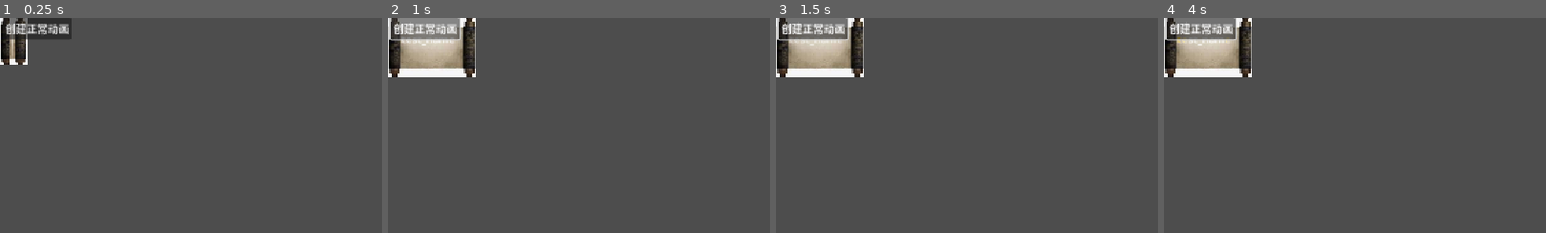
Above: before the commit, frames 1-4 (left to right).
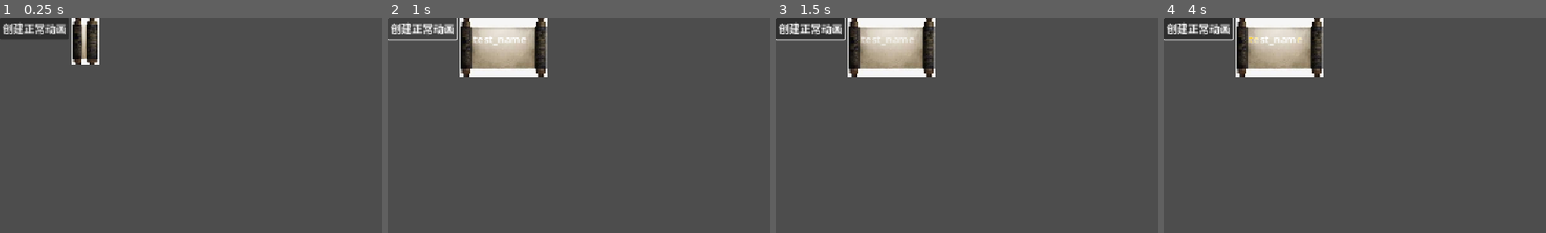
Above: after the commit, the same moments.

Repository: 67-68/poem_map_project
Game: Godot game, scene res://view_tests/debug_view.tscn
The game is run twice, just before and just after one commit, with the same random seed, the same clock (stepped at 60 frames per second) and the same inputs. This scene is started directly instead of the project's main scene.
Inputs (mouse positions are % of the whole screen's width and height, from its top left):
- Up to frame 1 (0.25 s): no input
- Up to frame 2 (1 s): click "创建正常动画" at 0.5 s
- Up to frame 3 (1.5 s): tap Enter at 1.25 s; move the mouse to (72, 45) at 1.27 s; hold D (right_move) from 1.28 s (still down); hold ` (call_controller) from 1.28 s (still down); click (72, 45) at 1.42 s
- Up to frame 4 (4 s): release D (right_move) at 2 s; release ` (call_controller) at 2 s; tap Space at 2, 3.5 s; drag from (30, 55) to (45, 70) at 2.02 s; tap Enter at 2.75 s; move the mouse to (60, 28) at 2.77 s; hold D (right_move) 2.78-3.5 s; tap Alt at 2.85 s; drag from (45, 70) to (20, 35) at 3.52 s
The pictures show only the part of the screen within x 0-50%, y 0-50%; the shares and areas given below are measured in that part.

The runs differ from the first frame. In frame 1, 3.2% of the frame differs, in the area x 0-26%, y 0-22%; in frame 2, 11%, in the area x 0-42%, y 0-28%; in frame 3, 11%; in frame 4, 11%.

Commit message:
fix debug view layout

Diff:
--- a/view_tests/debug_view.gd
+++ b/view_tests/debug_view.gd
@@ -15,7 +15,6 @@
 	for action in actions:
 		btn = Button.new()
 		btn.text = action.description
-		breakpoint
 		btn.pressed.connect(action.callback.bind(debug_view_map))
 		$HBoxContainer/ViewTestBtnContainer.add_child(btn)
 
--- a/view_tests/debug_view.tscn
+++ b/view_tests/debug_view.tscn
@@ -16,11 +16,11 @@
 offset_right = 40.0
 offset_bottom = 40.0
 
-[node name="ViewGallery" type="HFlowContainer" parent="HBoxContainer"]
-layout_mode = 2
-size_flags_horizontal = 3
-
 [node name="ViewTestBtnContainer" type="VBoxContainer" parent="HBoxContainer"]
 layout_mode = 2
 size_flags_horizontal = 3
 size_flags_stretch_ratio = 2.0
+
+[node name="ViewGallery" type="HFlowContainer" parent="HBoxContainer"]
+layout_mode = 2
+size_flags_horizontal = 3
Not shown, changed: documents/debug.md
